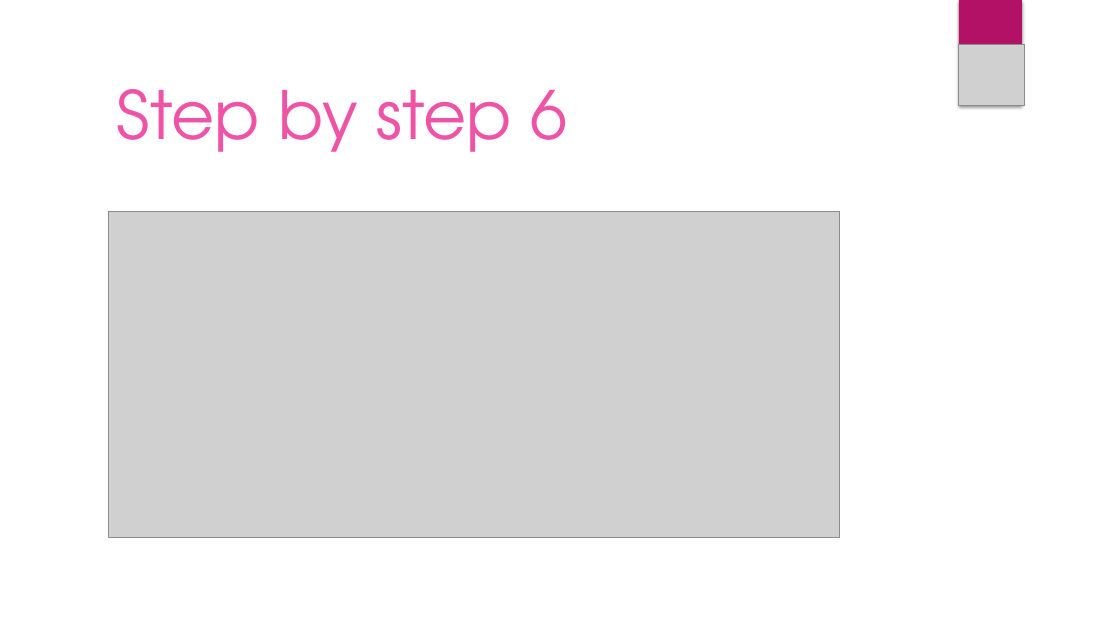
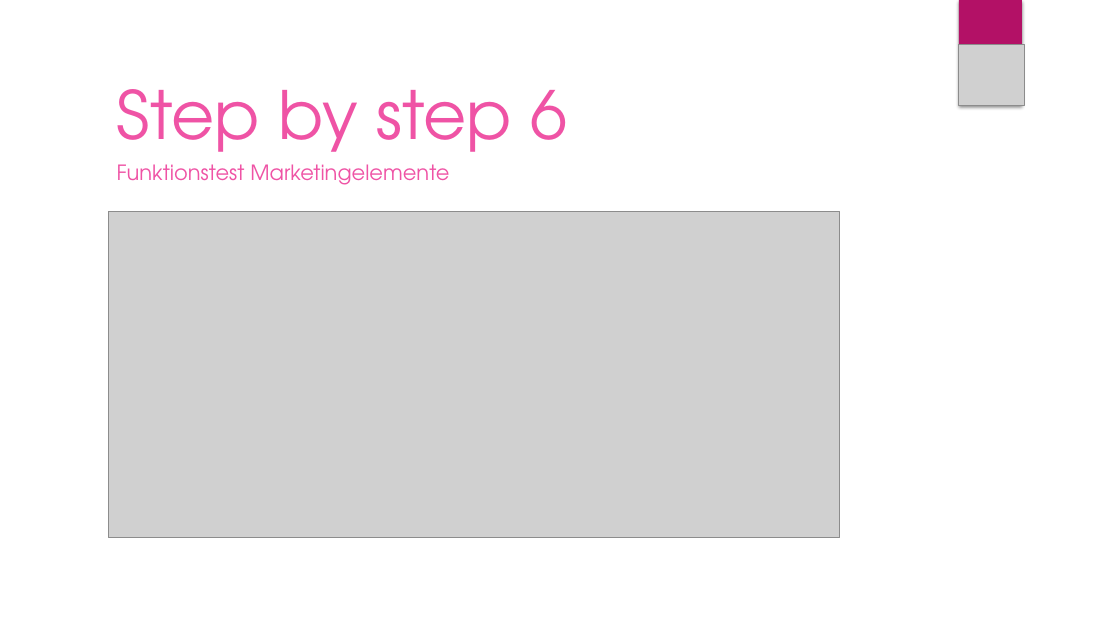
Before and after one commit to Tom-Necke/Dream-Team, a slide deck: slide 12 of Shorty by DreamTeam.pptx. Drawn at 1120x630 pixels with LibreOffice and Linux fonts; fonts in the diff are those of the drawing; grey boxes stand for pictures; background and template pictures are left out. Boxes give left, top, right and bottom in pixels: in the first picture for what was removed or moved away, otherwise in the second. Text is boxed around its words. In the diff, an @@ line names an element or a change of style, - is before the commit and + after.

```diff
--- a/Shorty by DreamTeam.pptx
+++ b/Shorty by DreamTeam.pptx
@@ text added at (x1=117, y1=164, x2=449, y2=185), 18 pt, text #EF53A5 @@
+Funktionstest Marketingelemente
```
Also in this commit, not shown: 8 other slides changed, 1 slide added, 1 slide removed, 2 other files.
